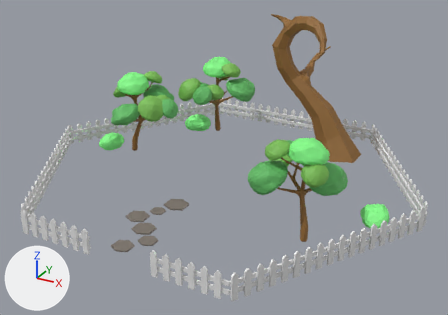
The glTF model WizCode/static/models/garden.glb, before and after one commit.
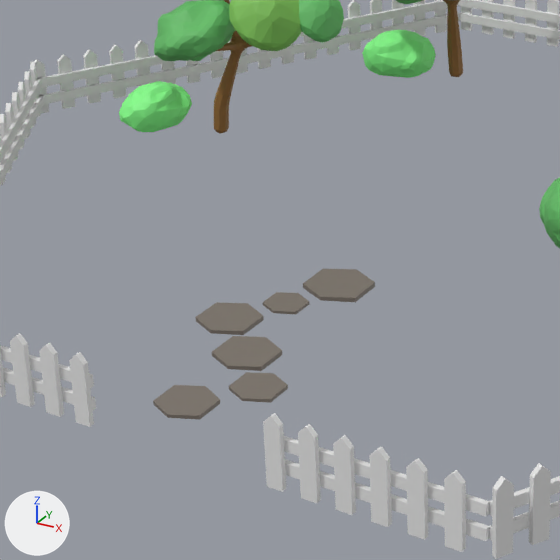
Old and new are each drawn whole from a 50 mm lens placed at (34.8, -60.9, 33.2), pointed at (2.6, -2.3, 3.9) and again close up on the part from 13% to 57% of the width and 33% to 96% of the height. Lighting does not change. The marker at lower left points along +X, +Y and +Z. Where no turn or scale is listed for an object, it has been applied to the vertices.

In view in the first close-up: 'Cube.002', 'Cube.004', 'Cube.005', 'Cube.006', 'Cube.007', 'Cube.008', 'fence', 'fence.001', 'fence.002', 'tree', 'tree.002', 'tree.012', 'tree.013'.
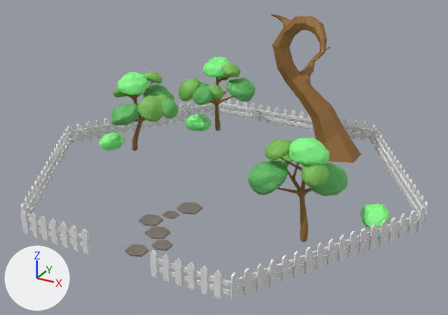
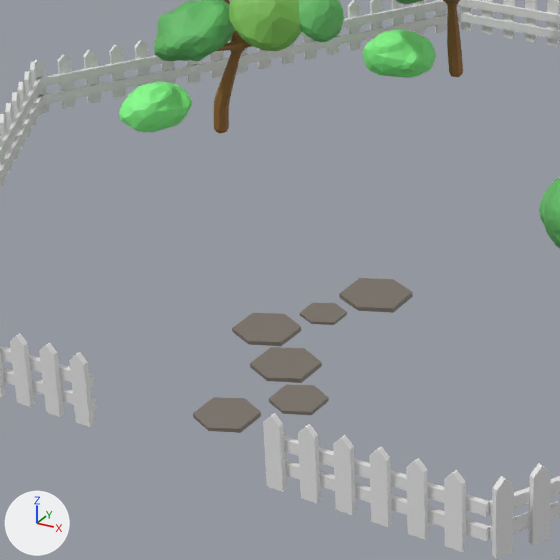
The change in detail:
Object 'Cube.002' (ob_cube_002) moves from (0.1, -18.65, 0.01) to (1.85, -18.65, 0.01).
Object 'Cube.004' (ob_cube_004) moves from (1.75, -16.64, 0.01) to (3.49, -16.64, 0.01).
Object 'Cube.005' (ob_cube_005) moves from (-0.02, -14.8, 0.01) to (1.72, -14.8, 0.01).
Object 'Cube.006' (ob_cube_006) moves from (-2.16, -12.96, 0.01) to (-0.42, -12.96, 0.01).
Object 'Cube.007' (ob_cube_007) moves from (-0.95, -10.95, 0.01) to (0.79, -10.95, 0.01).
Object 'Cube.008' (ob_cube_008) moves from (0.05, -8.58, 0.01) to (1.79, -8.58, 0.01).

Boxes [x1, y1, x2, y2] around the edits, measured in the close-ups (560 x 560 px):
'Cube.005', moved
    before: [212, 336, 282, 371]
    after: [250, 347, 322, 383]
'Cube.002', moved
    before: [153, 385, 220, 420]
    after: [193, 397, 261, 433]
'Cube.008', moved
    before: [303, 269, 375, 302]
    after: [339, 278, 413, 313]
'Cube.006', moved
    before: [195, 302, 264, 335]
    after: [232, 313, 301, 346]
'Cube.004', moved
    before: [229, 372, 288, 403]
    after: [269, 384, 329, 415]
'Cube.007', moved
    before: [263, 292, 309, 314]
    after: [300, 302, 347, 325]
'fence.005', unchanged, uncovered by the edit
    after: [0, 333, 96, 427]
'fence.001', unchanged, covered by the edit
    before: [489, 463, 560, 559]
'fence.003', unchanged, uncovered by the edit
    after: [489, 463, 560, 559]
'fence.004', unchanged, uncovered by the edit
    after: [459, 0, 560, 47]
